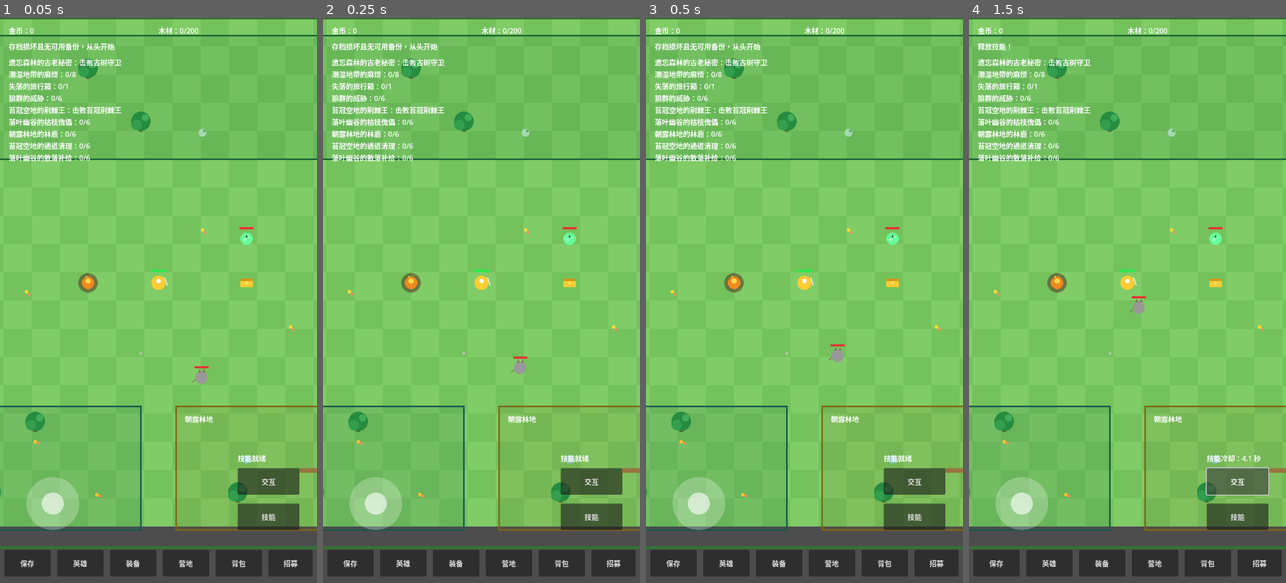
Above: before the commit, frames 1-4 (left to right).
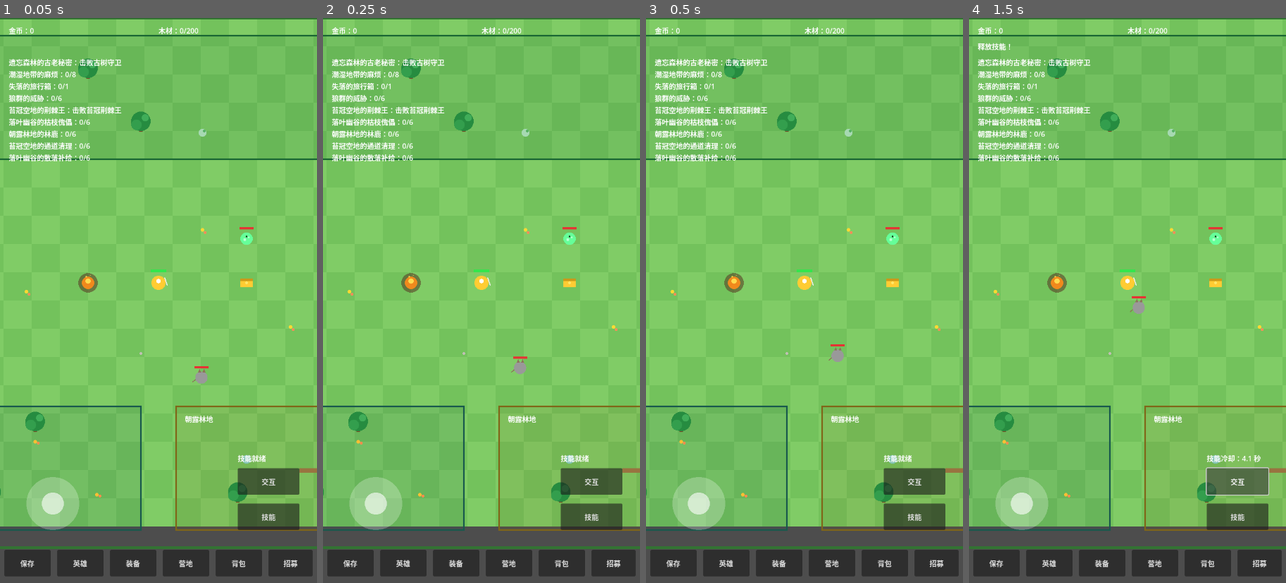
Above: after the commit, the same moments.

Repository: oneyi53/game
Game: Godot game, scene res://scenes/main.tscn
The game is run twice, just before and just after one commit, with the same random seed, the same clock (stepped at 60 frames per second) and the same inputs.
Inputs:
- Up to frame 1 (0.05 s): no input
- Up to frame 2 (0.25 s): no input
- Up to frame 3 (0.5 s): no input
- Up to frame 4 (1.5 s): click "技能" at 0.5 s; click "交互" at 1.25 s

The runs differ from the first frame. In frame 1, 0.2% of the frame differs, in the area x 2-37%, y 4-6%; in frame 2, 0.2%; in frame 3, 0.2%; in frame 4, nothing differs.

Commit message:
fix: distinguish new saves and preserve valid backup

Diff:
--- a/scripts/core/save_manager.gd
+++ b/scripts/core/save_manager.gd
@@ -25,13 +25,18 @@
     var payload: Dictionary = data.duplicate(true)
     payload["schema_version"] = SCHEMA_VERSION
     if FileAccess.file_exists(SAVE_PATH):
-        var old_text: String = FileAccess.get_file_as_string(SAVE_PATH)
-        if old_text != "":
-            var backup = FileAccess.open(BACKUP_PATH, FileAccess.WRITE)
-            if backup == null:
-                return false
-            backup.store_string(old_text)
-            backup.close()
+        # Never replace a known-good backup with a corrupt main save.
+        # This matters after load_game() has recovered from BACKUP_PATH:
+        # the damaged main file remains until this next successful save.
+        var current_main: Dictionary = _try_load(SAVE_PATH)
+        if current_main["ok"]:
+            var old_text: String = FileAccess.get_file_as_string(SAVE_PATH)
+            if old_text != "":
+                var backup = FileAccess.open(BACKUP_PATH, FileAccess.WRITE)
+                if backup == null:
+                    return false
+                backup.store_string(old_text)
+                backup.close()
     var file = FileAccess.open(SAVE_PATH, FileAccess.WRITE)
     if file == null:
         return false
@@ -40,6 +45,10 @@
     return true
 
 func load_game() -> Dictionary:
+    var main_exists: bool = FileAccess.file_exists(SAVE_PATH)
+    var backup_exists: bool = FileAccess.file_exists(BACKUP_PATH)
+    if not main_exists and not backup_exists:
+        return {"status": "new_game", "data": null}
     var main_result: Dictionary = _try_load(SAVE_PATH)
     if main_result["ok"]:
         return {"status": "ok", "data": main_result["data"]}
